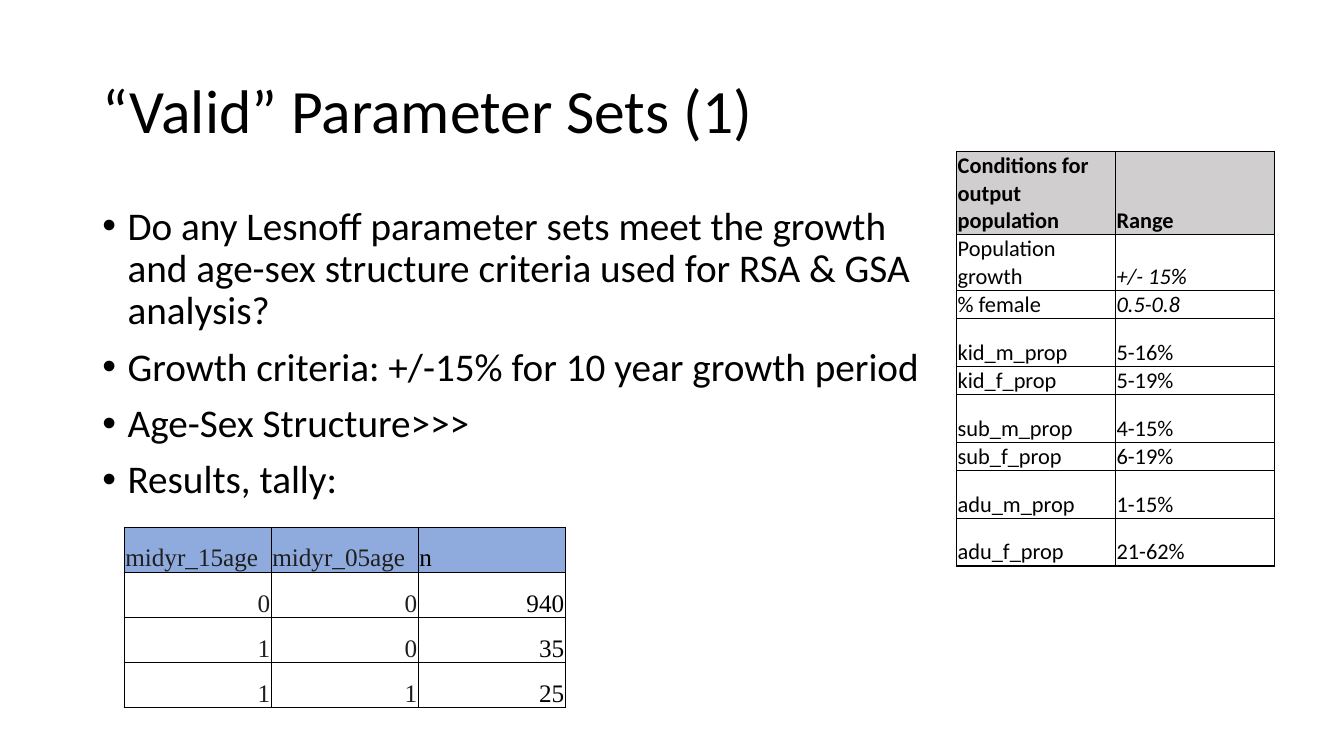
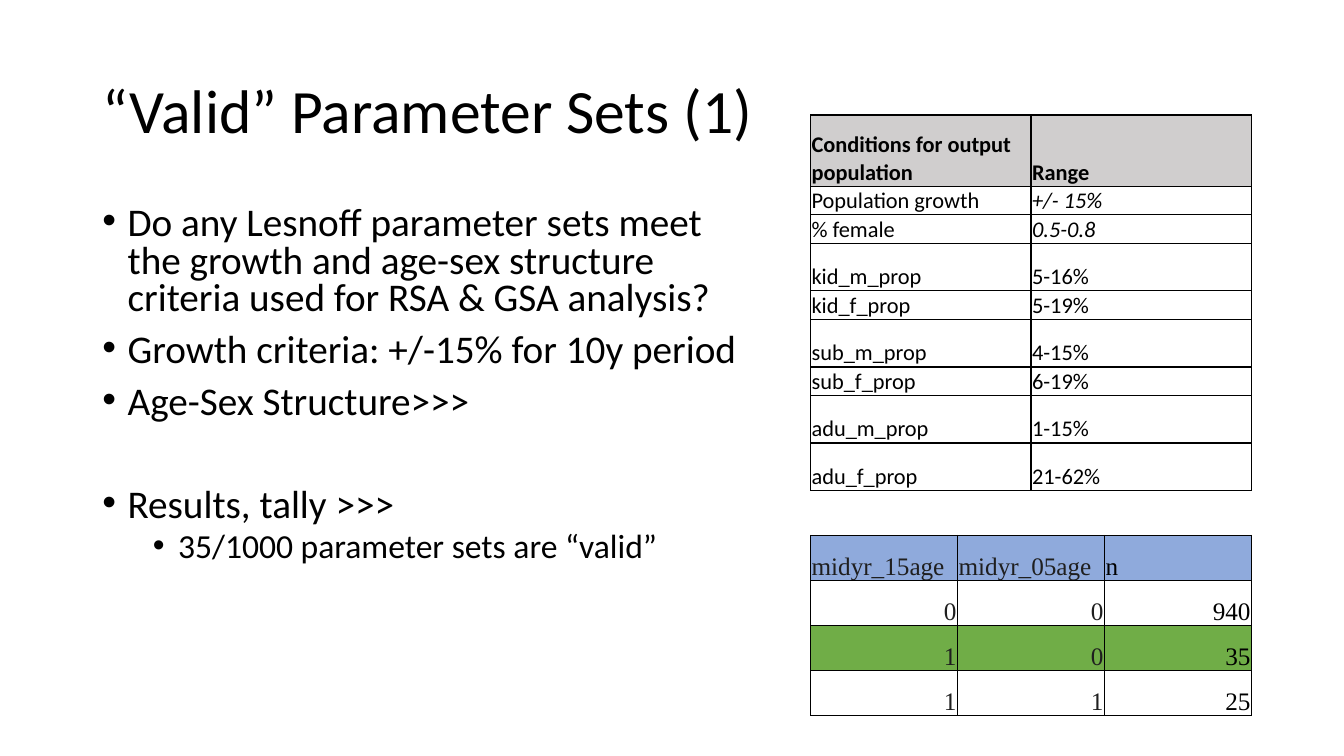
Before and after one commit to BethSavagar/demographic_model_1, a slide deck: slide 11 of presentations/profile-validation/lesnoff.pptx (slide 10 before the commit). Drawn at 1344x756 pixels with LibreOffice and Linux fonts; fonts in the diff are those of the drawing. Boxes give left, top, right and bottom in pixels: in the first picture for what was removed or moved away, otherwise in the second. Text is boxed around its words. In the diff, an @@ line names an element or a change of style, - is before the commit and + after.

Commit message:
tidying lesnoff data validation

```diff
--- a/presentations/profile-validation/lesnoff.pptx
+++ b/presentations/profile-validation/lesnoff.pptx
@@ table: place and size @@
-table at (957,151,1275,570)
+table at (811,115,1252,492)
@@ text at (128,209,710,422): line spacing 0.9 to 0.8 @@
@@ text at (128,335,736,370): text changed @@
-• Growth criteria: +/-15% for 10 year growth period
+• Growth criteria: +/-15% for 10y period
@@ text at (128,490,657,564): text changed; size 28 to 24 pt @@
-• Results, tally:
+• Results, tally >>>
+  • 35/1000 parameter sets are “valid”
@@ table at (811,535,1252,720) @@
@@ fill none to #70AD47 in row 3 @@
@@ table: place and size @@
-table at (124,527,566,712)
+table at (811,535,1252,720)
```
Also in this commit, not shown: 11 other slides changed, 3 slides added, 4 other files.
